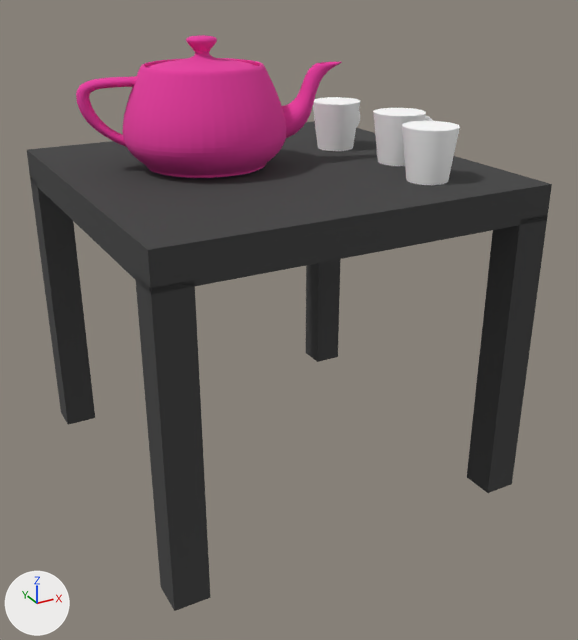
One commit to the glTF model teapotTable.gltf: the scene before it, then after it.
Both versions are drawn from a camera (50 mm lens) standing at (-18.8, -36.7, 26.6) and looking at (0.4, -1.7, 9.1). The lights are fixed; the arrows at lower left show +X, +Y and +Z. Where no turn or scale is listed for an object, it has been applied to the vertices.

Objects in the first picture: 'Leg1', 'Leg2', 'Leg3', 'Leg4', 'cup', 'cup.001', 'cup.002', 'tableTop', 'teapot'.
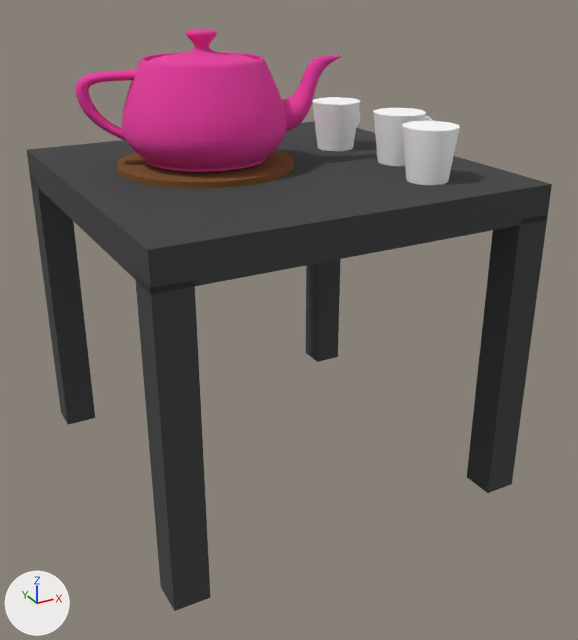
Boxes (x1, y1, x2, y2) around the edits, measured in the pictures (578 x 640 px):
'teapot', moved
    before: (76, 35, 342, 178)
    after: (76, 29, 342, 172)
'trivet', added (brown)
    after: (117, 149, 294, 188)

What changed in the scene script:
```text
Add mat_material_5:
    mat_material_5 = principled_material('Material_5')
    mat_material_5.base_color = (0.205, 0.0762, 0.0152)  # brown #7d4e21
    mat_material_5.roughness = 1.0
Add me_mesh_5:
    me_mesh_5.from_pydata(...)  # 68 vertices, 128 faces; spans x -4.5..4.5, y -4.5..4.5, z -0.15..0.15
    me_mesh_5.materials.append(mat_material_5)  # brown #7d4e21
Change ob_teapot:
    ob_teapot.location: (-13.16, -2.93, 17.41) -> (-13.16, -2.93, 17.71)
Add ob_trivet:
    ob_trivet = bpy.data.objects.new('trivet', me_mesh_5)
    ob_trivet.location = (-2.8, 1.26, 17.4)
```
